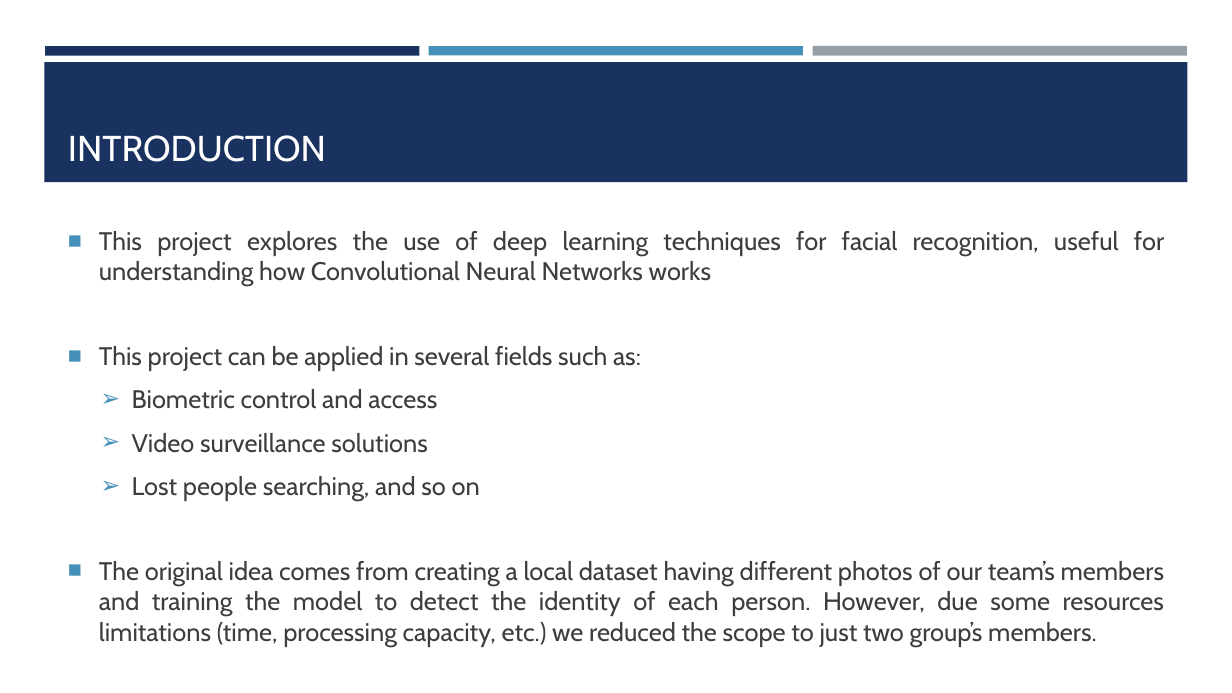
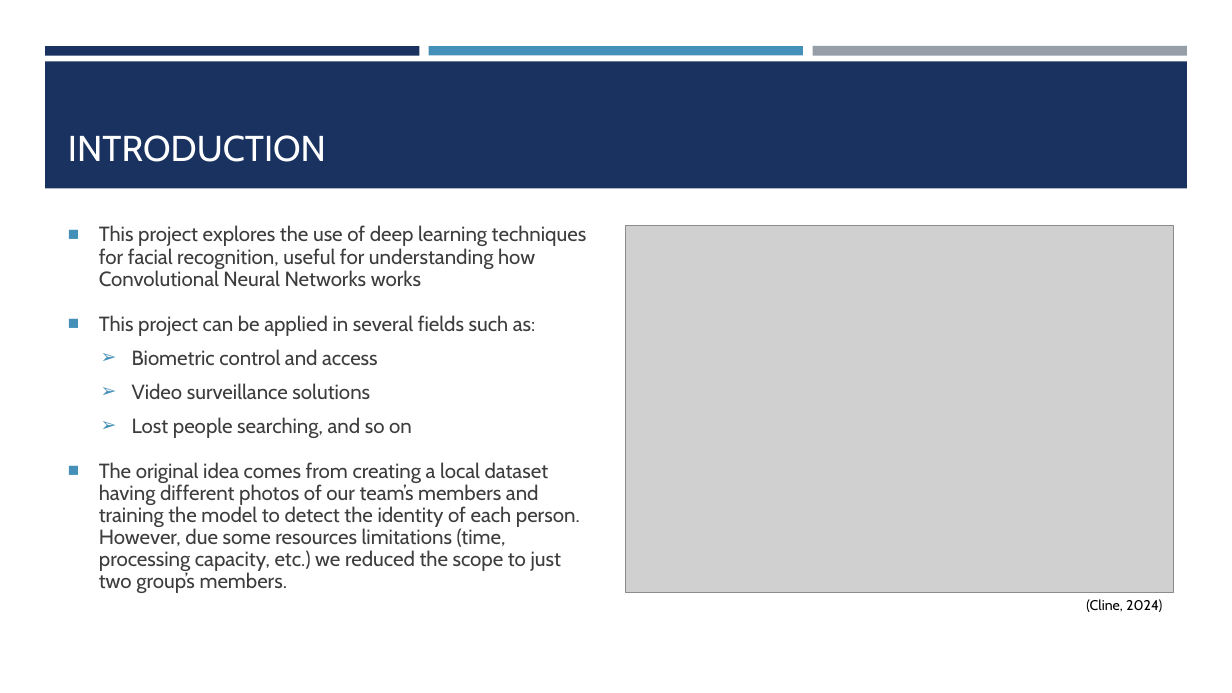
Before and after one commit to kompany04/Capstone_Project, a slide deck: slide 4 of Documents/BDM-3035.pptx. Drawn at 1232x693 pixels with LibreOffice and Linux fonts; fonts in the diff are those of the drawing; grey boxes stand for pictures. Boxes give left, top, right and bottom in pixels: in the first picture for what was removed or moved away, otherwise in the second. Text is boxed around its words. In the diff, an @@ line names an element or a change of style, - is before the commit and + after.

```diff
--- a/Documents/BDM-3035.pptx
+++ b/Documents/BDM-3035.pptx
@@ rectangle: place and size @@
-rectangle at <box>44,62,1188,182</box>
+rectangle at <box>45,61,1188,189</box>
@@ text "This project explores the use ..." at <box>99,225,587,593</box>: size 19.8 to 16 pt; alignment justified to left; line spacing 1 to 0.9 @@
@@ picture added at <box>626,226,1174,592</box> @@
@@ text added at <box>1086,599,1162,612</box>, 11 pt, text #000000 @@
+(Cline, 2024)
```
Also in this commit, not shown: 6 other slides changed, 1 slide removed.
